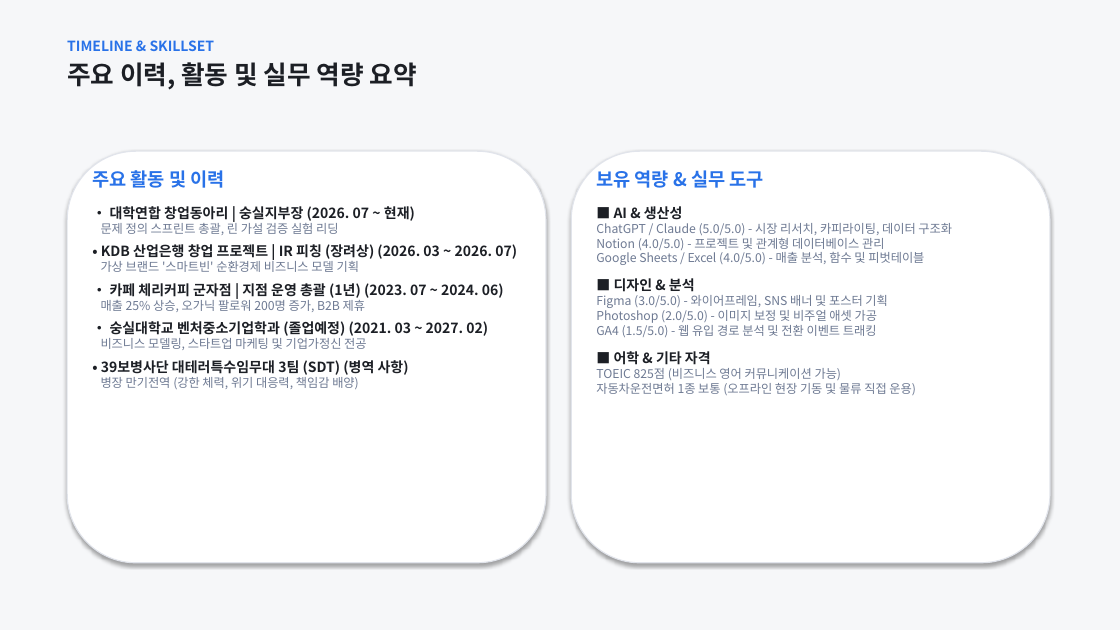
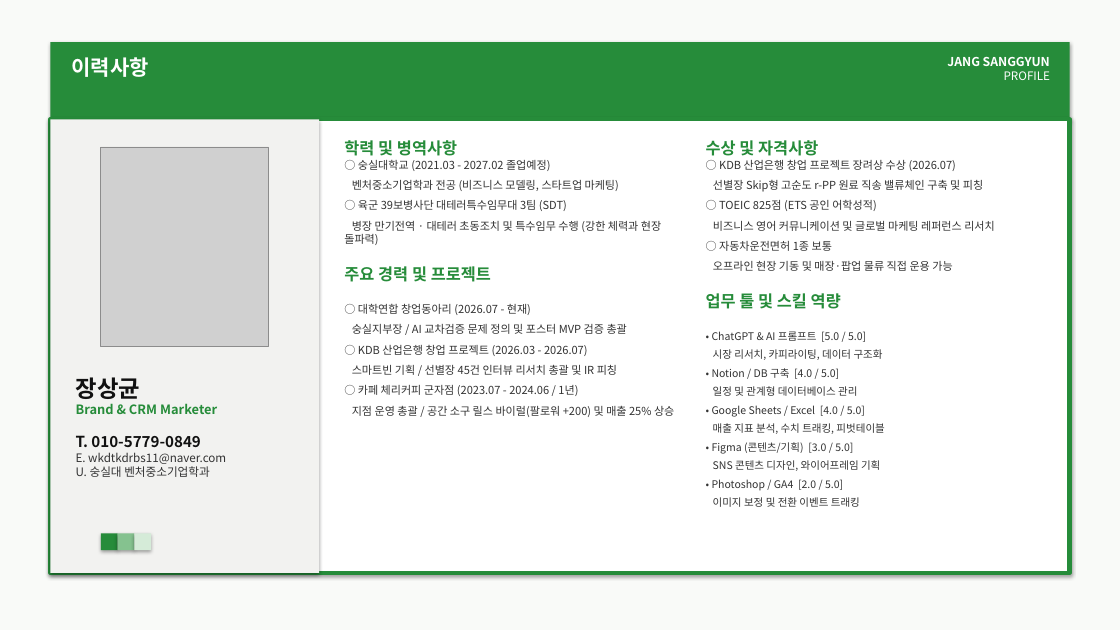
Before and after one commit to wkdtkdrbs11/test1-2026.11.10-, a slide deck: slide 2 of 마케터_장상균_포트폴리오.pptx (slide 7 before the commit). Drawn at 1120x630 pixels with LibreOffice and Linux fonts; fonts in the diff are those of the drawing; grey boxes stand for pictures. Boxes give left, top, right and bottom in pixels: in the first picture for what was removed or moved away, otherwise in the second. Text is boxed around its words. In the diff, an @@ line names an element or a change of style, - is before the commit and + after.

Commit message:
Generate 11-slide green grid portfolio PPTX applying pptx skill and green-grid-editorial theme

```diff
--- a/마케터_장상균_포트폴리오.pptx
+++ b/마케터_장상균_포트폴리오.pptx
@@ rectangle at (x1=0, y1=0, x2=1120, y2=630): fill #F6F7F9 to #F9FAF8 @@
@@ rectangle added at (x1=50, y1=42, x2=1070, y2=119), fill #268C3A @@
@@ text removed at (x1=67, y1=40, x2=417, y2=90) @@
-TIMELINE & SKILLSET
-주요 이력, 활동 및 실무 역량 요약
@@ text added at (x1=71, y1=57, x2=148, y2=77), 18 pt, text #FFFFFF, bold @@
+이력사항
@@ text added at (x1=947, y1=57, x2=1050, y2=80), 10.5 pt, text #FFFFFF, bold @@
+JANG SANGGYUN
+PROFILE
@@ rectangle added at (x1=50, y1=119, x2=1070, y2=573), fill #FFFFFF, outline #268C3A 3.5 pt @@
@@ rectangle added at (x1=50, y1=119, x2=319, y2=573), fill #F2F2F0 @@
@@ picture added at (x1=101, y1=147, x2=269, y2=347) @@
@@ text added at (x1=344, y1=140, x2=674, y2=417), 9.5 pt, text #333333 @@
+학력 및 병역사항
+○ 숭실대학교 (2021.03 - 2027.02 졸업예정)
+벤처중소기업학과 전공 (비즈니스 모델링, 스타트업 마케팅)
+○ 육군 39보병사단 대테러특수임무대 3팀 (SDT)
+병장 만기전역 · 대테러 초동조치 및 특수임무 수행 (강한 체력과 현장 돌파력)
+주요 경력 및 프로젝트
+○ 대학연합 창업동아리 (2026.07 - 현재)
+숭실지부장 / AI 교차검증 문제 정의 및 포스터 MVP 검증 총괄
+○ KDB 산업은행 창업 프로젝트 (2026.03 - 2026.07)
+스마트빈 기획 / 선별장 45건 인터뷰 리서치 총괄 및 IR 피칭
+○ 카페 체리커피 군자점 (2023.07 - 2024.06 / 1년)
+지점 운영 총괄 / 공간 소구 릴스 바이럴(팔로워 +200) 및 매출 25% 상승
@@ text at (x1=706, y1=140, x2=995, y2=507): text changed; size 10.5 to 9 pt; text colour #6E7A93 to #333333 @@
-보유 역량 & 실무 도구
-■ AI & 생산성
-ChatGPT / Claude (5.0/5.0) - 시장 리서치, 카피라이팅, 데이터 구조화
-Notion (4.0/5.0) - 프로젝트 및 관계형 데이터베이스 관리
-Google Sheets / Excel (4.0/5.0) - 매출 분석, 함수 및 피벗테이블
-■ 디자인 & 분석
-Figma (3.0/5.0) - 와이어프레임, SNS 배너 및 포스터 기획
-Photoshop (2.0/5.0) - 이미지 보정 및 비주얼 애셋 가공
-GA4 (1.5/5.0) - 웹 유입 경로 분석 및 전환 이벤트 트래킹
-■ 어학 & 기타 자격
-TOEIC 825점 (비즈니스 영어 커뮤니케이션 가능)
-자동차운전면허 1종 보통 (오프라인 현장 기동 및 물류 직접 운용)
+수상 및 자격사항
+○ KDB 산업은행 창업 프로젝트 장려상 수상 (2026.07)
+선별장 Skip형 고순도 r-PP 원료 직송 밸류체인 구축 및 피칭
+○ TOEIC 825점 (ETS 공인 어학성적)
+비즈니스 영어 커뮤니케이션 및 글로벌 마케팅 레퍼런스 리서치
+○ 자동차운전면허 1종 보통
+오프라인 현장 기동 및 매장·팝업 물류 직접 운용 가능
+업무 툴 및 스킬 역량
+• ChatGPT & AI 프롬프트 [5.0 / 5.0]
+시장 리서치, 카피라이팅, 데이터 구조화
+• Notion / DB 구축 [4.0 / 5.0]
+일정 및 관계형 데이터베이스 관리
+• Google Sheets / Excel [4.0 / 5.0]
+매출 지표 분석, 수치 트래킹, 피벗테이블
+• Figma (콘텐츠/기획) [3.0 / 5.0]
+SNS 콘텐츠 디자인, 와이어프레임 기획
+• Photoshop / GA4 [2.0 / 5.0]
+이미지 보정 및 전환 이벤트 트래킹
@@ rounded rectangle removed at (x1=67, y1=151, x2=546, y2=563) @@
@@ text removed at (x1=92, y1=170, x2=517, y2=389) @@
-주요 활동 및 이력
-• 대학연합 창업동아리 | 숭실지부장 (2026. 07 ~ 현재)
-문제 정의 스프린트 총괄, 린 가설 검증 실험 리딩
-• KDB 산업은행 창업 프로젝트 | IR 피칭 (장려상) (2026. 03 ~ 2026. 07)
-가상 브랜드 '스마트빈' 순환경제 비즈니스 모델 기획
-• 카페 체리커피 군자점 | 지점 운영 총괄 (1년) (2023. 07 ~ 2024. 06)
-매출 25% 상승, 오가닉 팔로워 200명 증가, B2B 제휴
-• 숭실대학교 벤처중소기업학과 (졸업예정) (2021. 03 ~ 2027. 02)
-비즈니스 모델링, 스타트업 마케팅 및 기업가정신 전공
-• 39보병사단 대테러특수임무대 3팀 (SDT) (병역 사항)
-병장 만기전역 (강한 체력, 위기 대응력, 책임감 배양)
@@ rounded rectangle removed at (x1=571, y1=151, x2=1050, y2=563) @@
@@ text added at (x1=76, y1=377, x2=226, y2=477), 10 pt, text #333333 @@
+장상균
+Brand & CRM Marketer
+T. 010-5779-0849
+E. wkdtkdrbs11@naver.com
+U. 숭실대 벤처중소기업학과
@@ rectangle added at (x1=101, y1=534, x2=118, y2=550), fill #268C3A @@
@@ rectangle added at (x1=118, y1=534, x2=134, y2=550), fill #85C28F @@
@@ rectangle added at (x1=134, y1=534, x2=151, y2=550), fill #D5EBD8 @@
```
Also in this commit, not shown: 2 other slides changed, 8 slides added, 5 slides removed, 2 other files.
